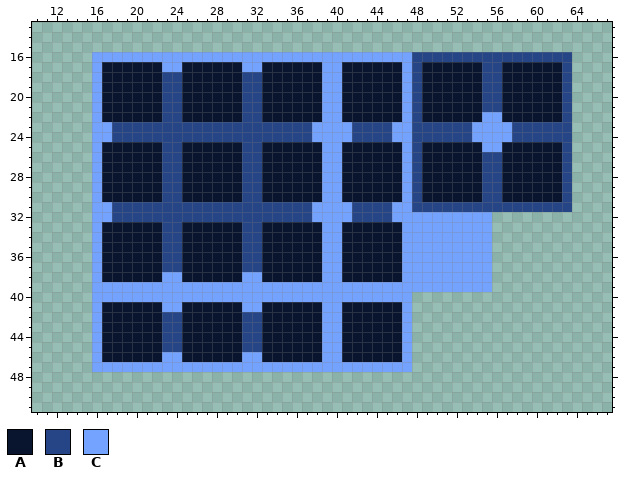
File history of a pixel-art file, Art/Tileset.aseprite. Above, as it was before the edit.
128x128 pixels, 1 frame. Shown: x 10..67, y 13..51.
Palette (. is transparent): A #09152e  B #254586  C #74a2ff
Pixels before, first column x 16:
16 CCCCCCCCCCCCCCCCCCCCCCCCCCCCCCCCBBBBBBBBBBBBBBBB
17 CAAAAAACCAAAAAACCAAAAAACCAAAAAACBAAAAAABBAAAAAAB
18 CAAAAAABBAAAAAABBAAAAAACCAAAAAACBAAAAAABBAAAAAAB
19 CAAAAAABBAAAAAABBAAAAAACCAAAAAACBAAAAAABBAAAAAAB
20 CAAAAAABBAAAAAABBAAAAAACCAAAAAACBAAAAAABBAAAAAAB
21 CAAAAAABBAAAAAABBAAAAAACCAAAAAACBAAAAAABBAAAAAAB
22 CAAAAAABBAAAAAABBAAAAAACCAAAAAACBAAAAAACCAAAAAAB
23 CCBBBBBBBBBBBBBBBBBBBBCCCCBBBBCCBBBBBBCCCCBBBBBB
24 CCBBBBBBBBBBBBBBBBBBBBCCCCBBBBCCBBBBBBCCCCBBBBBB
25 CAAAAAABBAAAAAABBAAAAAACCAAAAAACBAAAAAACCAAAAAAB
26 CAAAAAABBAAAAAABBAAAAAACCAAAAAACBAAAAAABBAAAAAAB
27 CAAAAAABBAAAAAABBAAAAAACCAAAAAACBAAAAAABBAAAAAAB
28 CAAAAAABBAAAAAABBAAAAAACCAAAAAACBAAAAAABBAAAAAAB
29 CAAAAAABBAAAAAABBAAAAAACCAAAAAACBAAAAAABBAAAAAAB
30 CAAAAAABBAAAAAABBAAAAAACCAAAAAACBAAAAAABBAAAAAAB
31 CCBBBBBBBBBBBBBBBBBBBBCCCCBBBBCCBBBBBBBBBBBBBBBB
32 CCBBBBBBBBBBBBBBBBBBBBCCCCBBBBCCCCCCCCCC........
33 CAAAAAABBAAAAAABBAAAAAACCAAAAAACCCCCCCCC........
34 CAAAAAABBAAAAAABBAAAAAACCAAAAAACCCCCCCCC........
35 CAAAAAABBAAAAAABBAAAAAACCAAAAAACCCCCCCCC........
36 CAAAAAABBAAAAAABBAAAAAACCAAAAAACCCCCCCCC........
37 CAAAAAABBAAAAAABBAAAAAACCAAAAAACCCCCCCCC........
38 CAAAAAACCAAAAAACCAAAAAACCAAAAAACCCCCCCCC........
39 CCCCCCCCCCCCCCCCCCCCCCCCCCCCCCCCCCCCCCCC........
40 CCCCCCCCCCCCCCCCCCCCCCCCCCCCCCCC................
41 CAAAAAACCAAAAAACCAAAAAACCAAAAAAC................
42 CAAAAAABBAAAAAABBAAAAAACCAAAAAAC................
43 CAAAAAABBAAAAAABBAAAAAACCAAAAAAC................
44 CAAAAAABBAAAAAABBAAAAAACCAAAAAAC................
45 CAAAAAABBAAAAAABBAAAAAACCAAAAAAC................
46 CAAAAAACCAAAAAACCAAAAAACCAAAAAAC................
47 CCCCCCCCCCCCCCCCCCCCCCCCCCCCCCCC................
Now the later version:
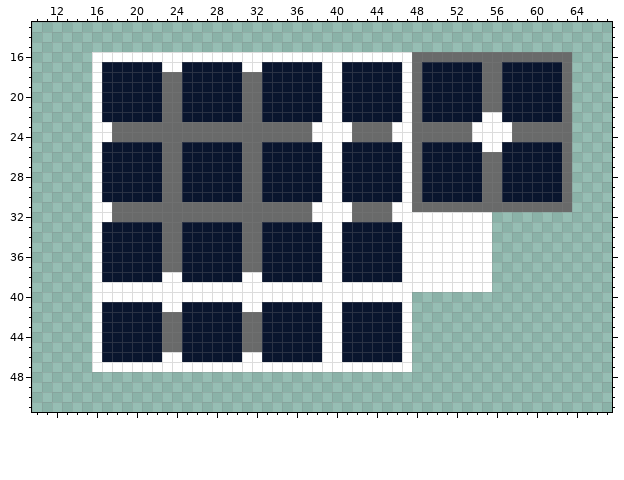
From old to new:
colour B: #254586 -> #696a6a
colour C: #74a2ff -> #ffffff
